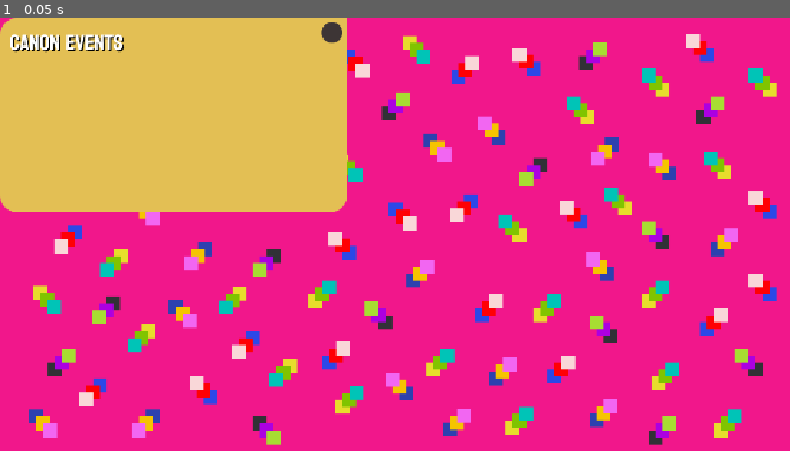
Above: before the commit, frame 1.
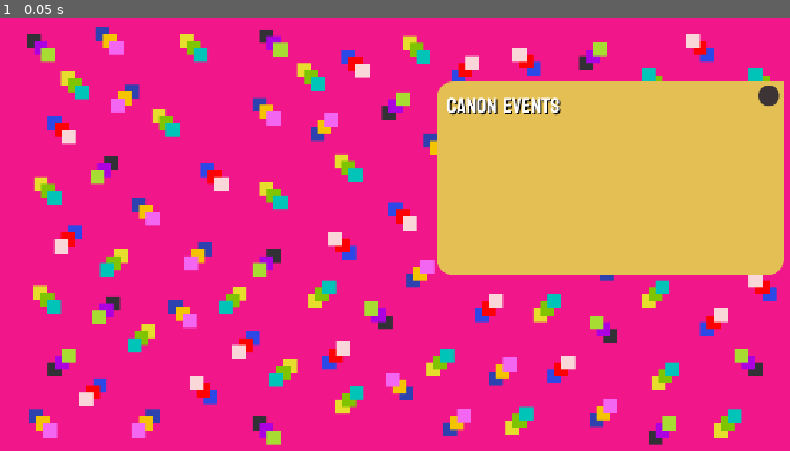
Above: after the commit, the same moment.

Repository: shi-reker/ScrollMaxxer
Game: Godot game, scene res://Scenes/main.tscn
The game is run twice, just before and just after one commit, with the same random seed, the same clock (stepped at 60 frames per second) and the same inputs.
Inputs:
- Up to frame 1 (0.05 s): no input

The runs differ from the first frame. In frame 1, 39% of the frame differs, in the area x 0-100%, y 0-60%.

Commit message:
base nodes

Diff:
--- a/Scenes/main.tscn
+++ b/Scenes/main.tscn
@@ -22,14 +22,29 @@
 
 [node name="TextureRect" type="TextureRect" parent="BG layer/UI layer" unique_id=678806263]
 anchors_preset = -1
-anchor_left = 0.619
-anchor_top = 0.172
-anchor_right = 0.9620001
-anchor_bottom = 0.418
-offset_left = -713.088
-offset_top = -111.456
-offset_right = -608.2241
-offset_bottom = 9.135986
+anchor_left = 0.98
+anchor_top = 0.14
+anchor_right = 0.98
+anchor_bottom = 0.14
+offset_left = -500.0
+offset_bottom = 280.0
+grow_horizontal = 0
+texture = ExtResource("2_bo1nx")
+
+[node name="ReactContainer" type="VBoxContainer" parent="BG layer/UI layer" unique_id=589829460]
+anchors_preset = 8
+anchor_left = 0.5
+anchor_top = 0.5
+anchor_right = 0.5
+anchor_bottom = 0.5
+offset_left = -20.0
+offset_top = -20.0
+offset_right = 20.0
+offset_bottom = 20.0
 grow_horizontal = 2
 grow_vertical = 2
-texture = ExtResource("2_bo1nx")
+
+[node name="ReactionsManager" type="Node2D" parent="BG layer/UI layer/ReactContainer" unique_id=939019987]
+position = Vector2(-556, -304)
+
+[node name="ContentContainer" type="Node2D" parent="BG layer/UI layer" unique_id=89415184]
